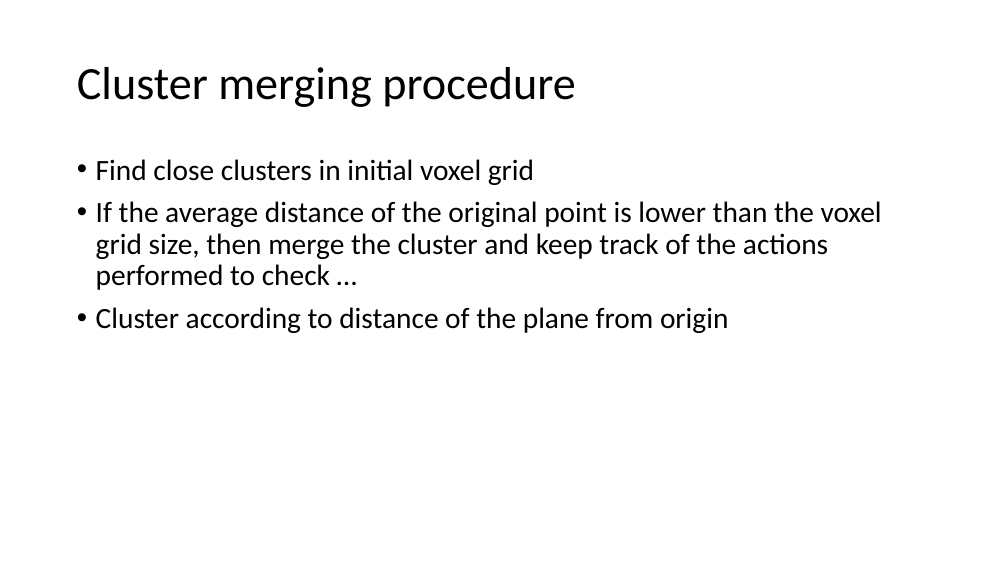
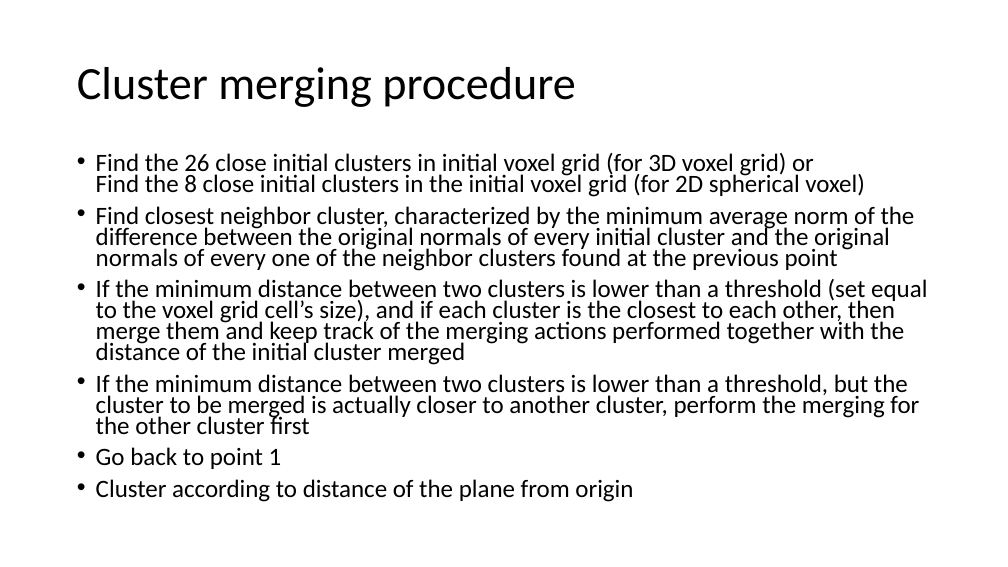
Before and after one commit to robertocosta/rgbd-plane-clustering, a slide deck: slide 5 of 20180501/report.PPTX. Drawn at 1008x567 pixels with LibreOffice and Linux fonts; fonts in the diff are those of the drawing. Boxes give left, top, right and bottom in pixels: in the first picture for what was removed or moved away, otherwise in the second. Text is boxed around its words. In the diff, an @@ line names an element or a change of style, - is before the commit and + after.

Commit message:
Report: merging clusters???

```diff
--- a/20180501/report.PPTX
+++ b/20180501/report.PPTX
@@ text at (x1=96, y1=153, x2=927, y2=469): text changed; size 28 to 23.8 pt @@
-• Find close clusters in initial voxel grid
-• If the average distance of the original point is lower than the voxel grid size, then merge the cluster and keep track of the actions performed to check …
+• Find the 26 close initial clusters in initial voxel grid (for 3D voxel grid) or
+  Find the 8 close initial clusters in the initial voxel grid (for 2D spherical voxel)
+• Find closest neighbor cluster, characterized by the minimum average norm of the difference between the original normals of every initial cluster and the original normals of every one of the neighbor clusters found at the previous point
+• If the minimum distance between two clusters is lower than a threshold (set equal to the voxel grid cell’s size), and if each cluster is the closest to each other, then merge them and keep track of the merging actions performed together with the distance of the initial cluster merged
+• If the minimum distance between two clusters is lower than a threshold, but the cluster to be merged is actually closer to another cluster, perform the merging for the other cluster first
+• Go back to point 1
@@ text at (x1=96, y1=479, x2=633, y2=502): size 28 to 23.8 pt in "Cluster according to distance of the plane ..."; line spacing 0.9 to 0.7 @@
```
